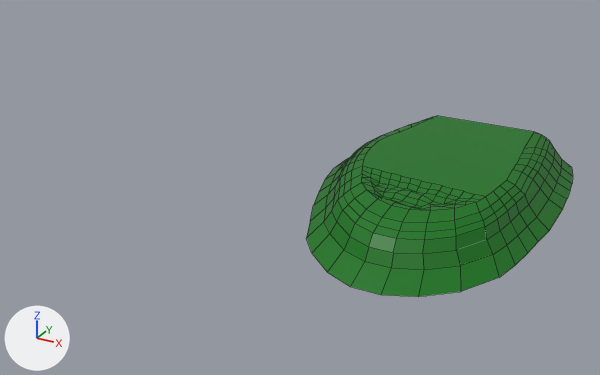
Two versions of the Blender file Assets/Blender/XRD AR project.blend, one commit apart.
Rendered twice from a camera (50 mm lens) standing at (11.7, -35.8, 15.6) and looking at (-6.8, -2.0, -1.3). The lights are fixed; the arrows at lower left show +X, +Y and +Z. Mesh edges are drawn as thin lines.
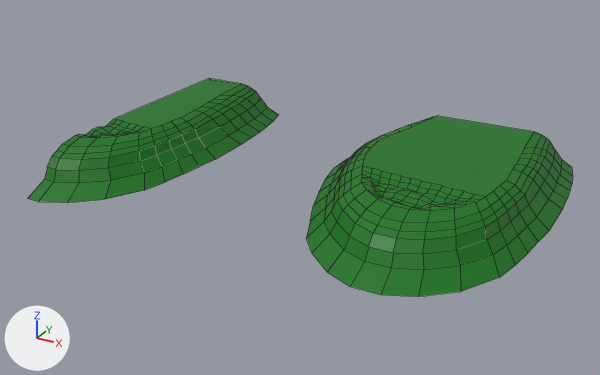
Where the change shows, as pixel boxes [x1, y1, x2, y2] in the pictures (600 x 375 px):
```json
{"object": "Right", "change": "shown", "after": [27, 78, 278, 203], "on screen": "green"}
```

The change, as JSON lines over the scene's bpy script:
```json
{"op": "remove", "block": "ob_right", "code": "ob_right.hide_set(True)"}
```
